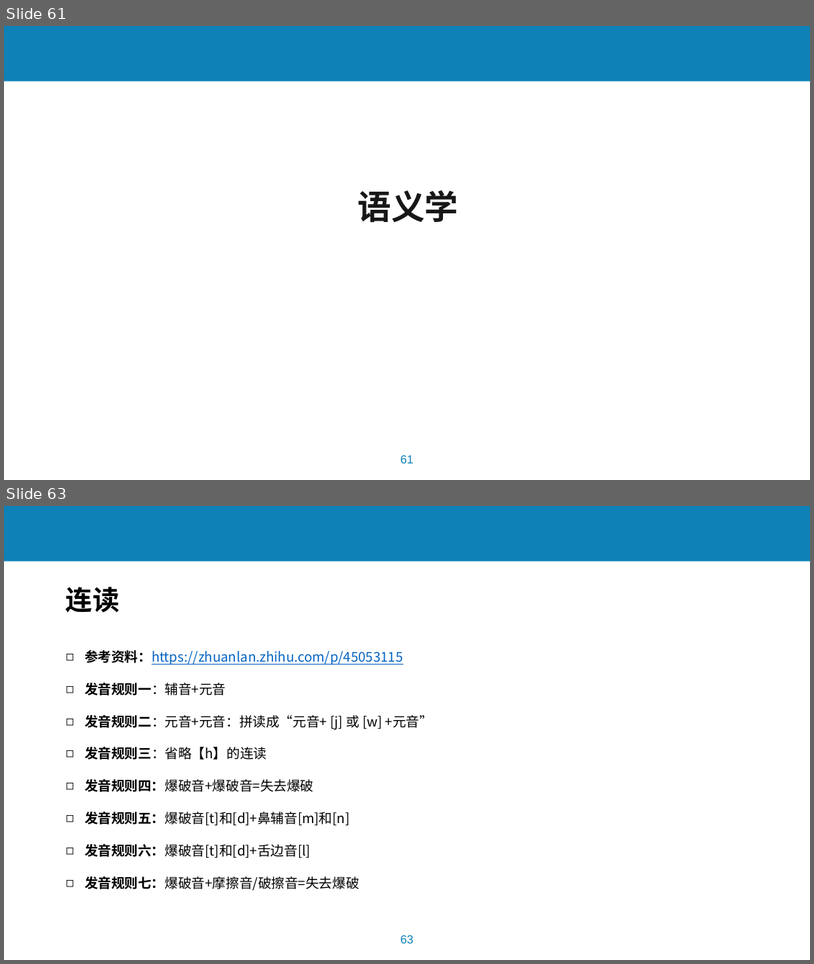
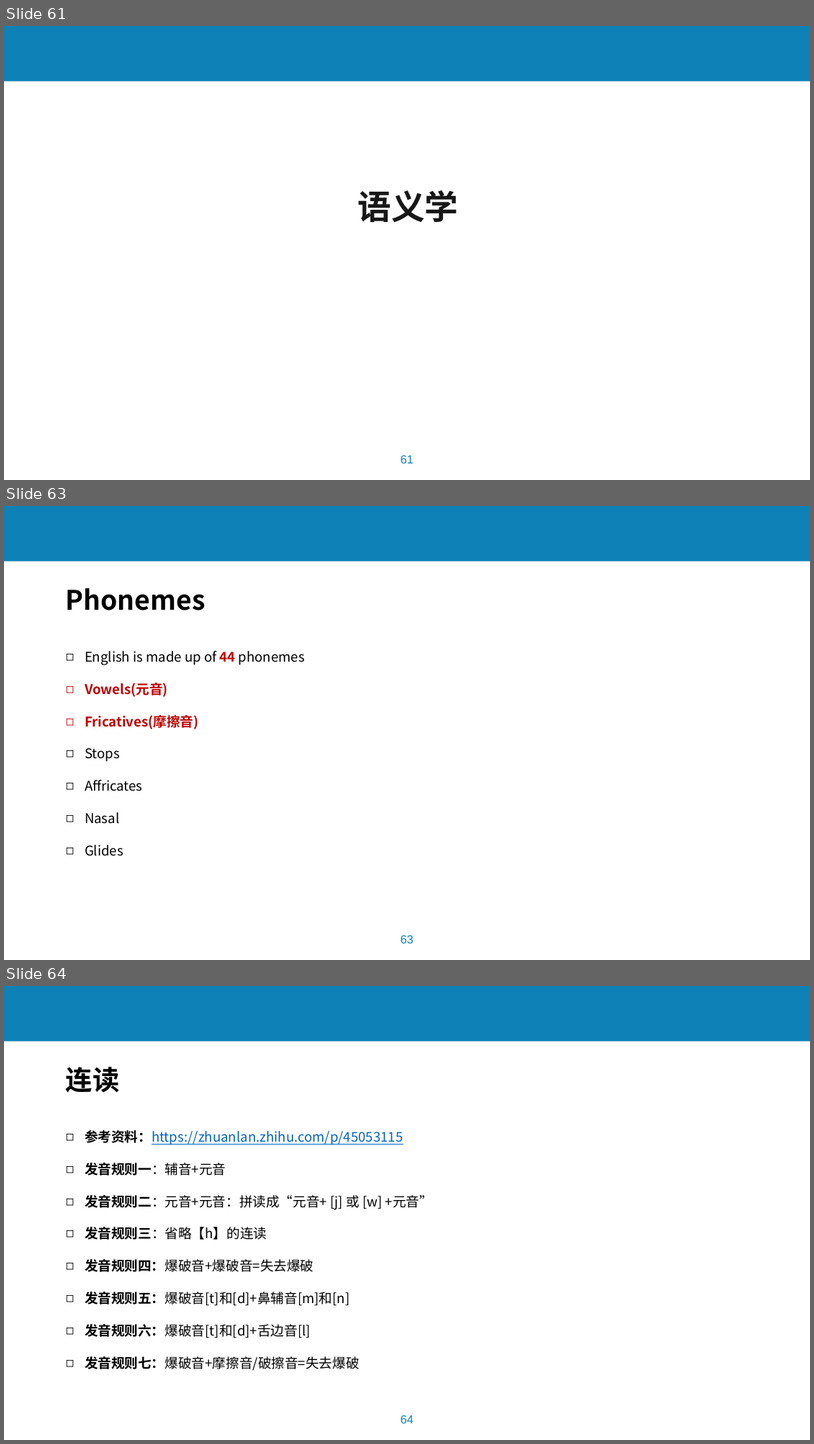
Before and after one commit to lchmoxing/audio_tsm_test, a slide deck: documents/基于音频预处理过程的语音识别系统攻击3.0.pptx. Shown one above the other, each under a label of ours: slides 61 and 63 before the commit, slides 61, 63 and 64 after it; the slides between them are not shown. The pictures are 814x964 and 814x1444 pixels, drawn with LibreOffice and Linux fonts; fonts in the diff are those of the drawing; background and template pictures are left out. Boxes give left, top, right and bottom in pixels: in the first picture for what was removed or moved away, otherwise in the second. Text is boxed around its words. In the diff, an @@ line names an element or a change of style, - is before the commit and + after.

```diff
--- a/documents/基于音频预处理过程的语音识别系统攻击3.0.pptx
+++ b/documents/基于音频预处理过程的语音识别系统攻击3.0.pptx
@@ slide 63 added at (4, 506, 810, 960), background #FFFFFF; not listed: 2 template elements that a slide beside it also shows @@
@@ text added at (66, 588, 206, 610), 32 pt, text #000000, bold @@
+Phonemes
@@ text added at (85, 651, 305, 856), 16 pt, text #000000 @@
+◻ English is made up of 44 phonemes
+◻ Vowels(元音)
+◻ Fricatives(摩擦音)
+◻ Stops
+◻ Affricates
+◻ Nasal
+◻ Glides
@@ what was slide 63 is now slide 64 @@
@@ page number at (401, 1414, 414, 1423): text changed @@
-63
+64
```
Also in this commit, not shown: 1 slide changed, 8 other slides added.
